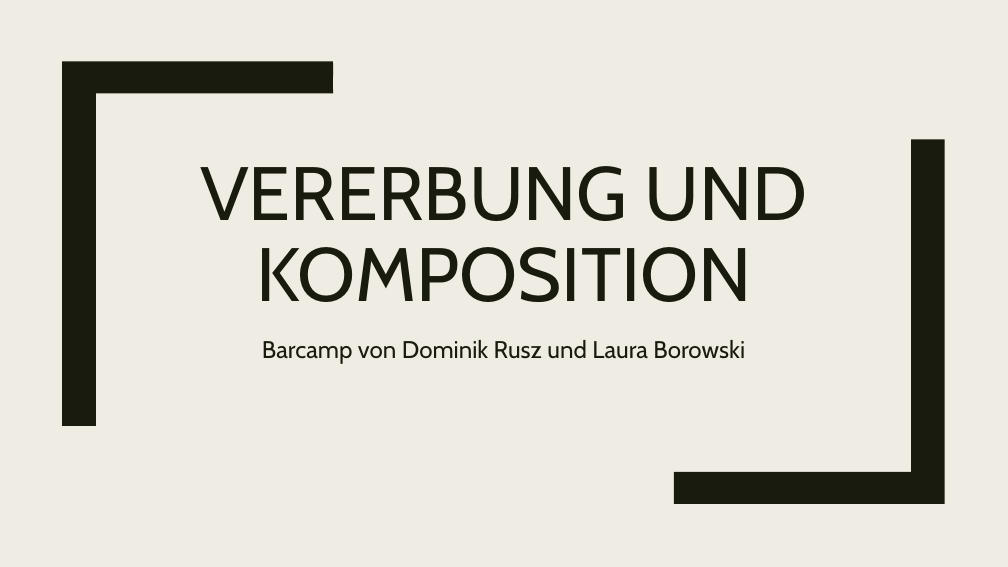
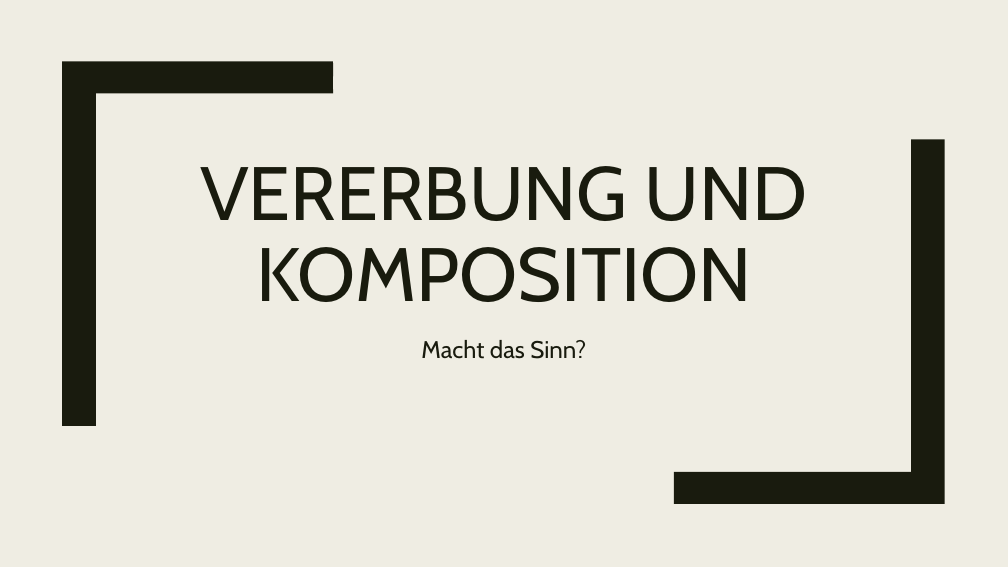
Before and after one commit to WahresDoUFi/Barcamp, a slide deck: slide 1 of composition_over_inheritance.pptx. Drawn at 1008x567 pixels with LibreOffice and Linux fonts; fonts in the diff are those of the drawing. Boxes give left, top, right and bottom in pixels: in the first picture for what was removed or moved away, otherwise in the second. Text is boxed around its words. In the diff, an @@ line names an element or a change of style, - is before the commit and + after.

```diff
--- a/composition_over_inheritance.pptx
+++ b/composition_over_inheritance.pptx
@@ subtitle at (x1=421, y1=340, x2=586, y2=359): text changed @@
-Barcamp von Dominik Rusz und Laura Borowski
+Macht das Sinn?
```
Also in this commit, not shown: 1 other slide changed, 7 slides added, 1 slide removed.
